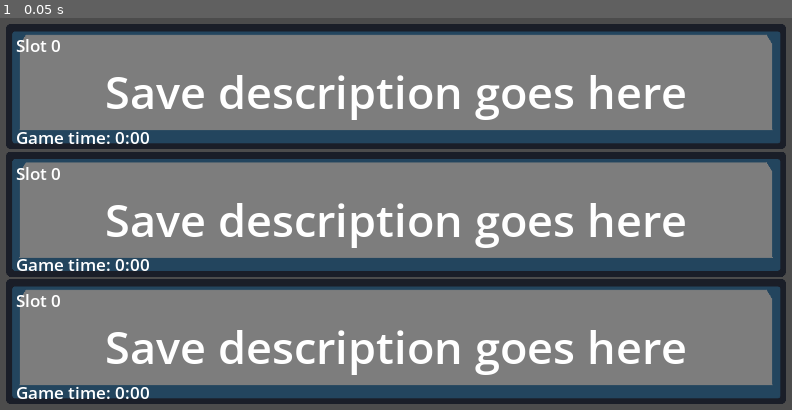
Above: before the commit, frame 1.
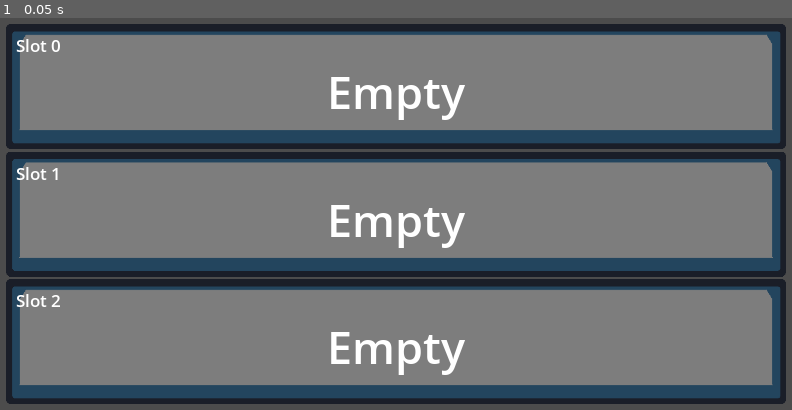
Above: after the commit, the same moment.

Repository: nightblade9/turbo
Game: Godot game, scene res://contexts/save/SaveSelectionScene.tscn
Same seed, same stepped clock (60 frames per second), same inputs: the game is played once before the commit and once after it. This scene is started directly instead of the project's main scene. The engine's default icon, where the game draws it, is replaced by a stand-in: a white triangle on a blue panel in a dark square.
Inputs:
- Up to frame 1 (0.05 s): no input

The runs differ from the first frame. In frame 1, 8.0% of the frame differs, in the area x 2-87%, y 14-98%.

Commit message:
Wire up save slots, save data, and save scene.

Diff:
--- a/source/contexts/save/SaveData.gd
+++ b/source/contexts/save/SaveData.gd
@@ -1,9 +1,10 @@
 extends Resource
 
-const _SAVE_FILE_NAME = "user://save-%s.tres"
+const _SAVE_FILE_NAME = "user://save%s.tres"
 
 # Put your save fields here, as export variables. They can be native
 # types, or resources (for recursive saving).
+export var game_time_seconds:int = 0
 
 func save_data(save_slot:String) -> void:
 	var save_file = _SAVE_FILE_NAME % save_slot
--- /dev/null
+++ b/source/contexts/save/SaveSelectionScene.gd
@@ -0,0 +1,17 @@
+extends Control
+
+const SaveData = preload("res://contexts/save/SaveData.gd")
+const SaveSlot = preload("res://contexts/save/SaveSlot.tscn")
+
+const _NUM_SAVE_SLOTS:int = 3
+
+onready var _save_slot_container = $MarginContainer/ScrollContainer/VBoxContainer
+
+func _ready():
+	for i in range(_NUM_SAVE_SLOTS):
+		var slot:String = str(i)
+		var save_slot = SaveSlot.instance()
+		_save_slot_container.add_child(save_slot)
+
+		var game_data:SaveData = SaveData.load_data(slot)
+		save_slot.initialize(slot, game_data)
--- a/source/contexts/save/SaveSelectionScene.tscn
+++ b/source/contexts/save/SaveSelectionScene.tscn
@@ -1,10 +1,11 @@
 [gd_scene load_steps=2 format=2]
 
-[ext_resource path="res://contexts/save/SaveSlot.tscn" type="PackedScene" id=1]
+[ext_resource path="res://contexts/save/SaveSelectionScene.gd" type="Script" id=2]
 
 [node name="Control" type="Control"]
 anchor_right = 1.0
 anchor_bottom = 1.0
+script = ExtResource( 2 )
 
 [node name="MarginContainer" type="MarginContainer" parent="."]
 anchor_right = 1.0
@@ -22,26 +23,4 @@
 scroll_horizontal_enabled = false
 
 [node name="VBoxContainer" type="VBoxContainer" parent="MarginContainer/ScrollContainer"]
-margin_right = 1248.0
-margin_bottom = 608.0
 alignment = 1
-
-[node name="Control" parent="MarginContainer/ScrollContainer/VBoxContainer" instance=ExtResource( 1 )]
-anchor_right = 0.0
-anchor_bottom = 0.0
-margin_right = 1248.0
-margin_bottom = 200.0
-
-[node name="Control2" parent="MarginContainer/ScrollContainer/VBoxContainer" instance=ExtResource( 1 )]
-anchor_right = 0.0
-anchor_bottom = 0.0
-margin_top = 204.0
-margin_right = 1248.0
-margin_bottom = 404.0
-
-[node name="Control3" parent="MarginContainer/ScrollContainer/VBoxContainer" instance=ExtResource( 1 )]
-anchor_right = 0.0
-anchor_bottom = 0.0
-margin_top = 408.0
-margin_right = 1248.0
-margin_bottom = 608.0
--- /dev/null
+++ b/source/contexts/save/SaveSlot.gd
@@ -0,0 +1,24 @@
+extends NinePatchRect
+
+const SaveData = preload("res://contexts/save/SaveData.gd")
+
+const _GAME_TIME_LABEL:String = "%s hour(s), %s minute(s)"
+
+onready var _slot_label = $MarginContainer/VBoxContainer/SlotLabel
+onready var _main_label = $MarginContainer/VBoxContainer/CenterContainer/MainLabel
+onready var _time_label = $MarginContainer/VBoxContainer/TimeLabel
+
+# Called after _ready
+func initialize(save_slot:String, save_data:SaveData) -> void:
+	_slot_label.text = "Slot %s" % str(save_slot)
+
+	if save_data != null:
+		var minutes = save_data.game_time_seconds / 60
+		var hours = minutes / 60
+		minutes = minutes % 60
+
+		_time_label.text = _GAME_TIME_LABEL % [hours, minutes] # TODO: hours, minutes from game
+		_main_label.text = "Actual save data"
+	else:
+		_main_label.text = "Empty"
+		_time_label.visible = false
--- a/source/contexts/save/SaveSlot.tscn
+++ b/source/contexts/save/SaveSlot.tscn
@@ -1,9 +1,10 @@
-[gd_scene load_steps=3 format=2]
+[gd_scene load_steps=4 format=2]
 
 [ext_resource path="res://icon.png" type="Texture" id=1]
 [ext_resource path="res://theme/Headings.tres" type="DynamicFont" id=2]
+[ext_resource path="res://contexts/save/SaveSlot.gd" type="Script" id=3]
 
-[node name="Control" type="NinePatchRect"]
+[node name="SaveSlot" type="NinePatchRect"]
 self_modulate = Color( 0.494118, 0.494118, 0.494118, 1 )
 anchor_right = 1.0
 anchor_bottom = 1.0
@@ -15,6 +16,7 @@
 patch_margin_top = 32
 patch_margin_right = 32
 patch_margin_bottom = 32
+script = ExtResource( 3 )
 
 [node name="MarginContainer" type="MarginContainer" parent="."]
 anchor_right = 1.0
@@ -41,15 +43,15 @@
 margin_right = 1216.0
 margin_bottom = 142.0
 
-[node name="Label" type="Label" parent="MarginContainer/VBoxContainer/CenterContainer"]
-margin_left = 144.0
-margin_right = 1072.0
+[node name="MainLabel" type="Label" parent="MarginContainer/VBoxContainer/CenterContainer"]
+margin_left = 497.0
+margin_right = 718.0
 margin_bottom = 99.0
 custom_fonts/font = ExtResource( 2 )
-text = "Save description goes here"
+text = "Empty"
 align = 1
 
-[node name="SlotLabel3" type="Label" parent="MarginContainer/VBoxContainer"]
+[node name="TimeLabel" type="Label" parent="MarginContainer/VBoxContainer"]
 margin_top = 146.0
 margin_right = 1216.0
 margin_bottom = 185.0
